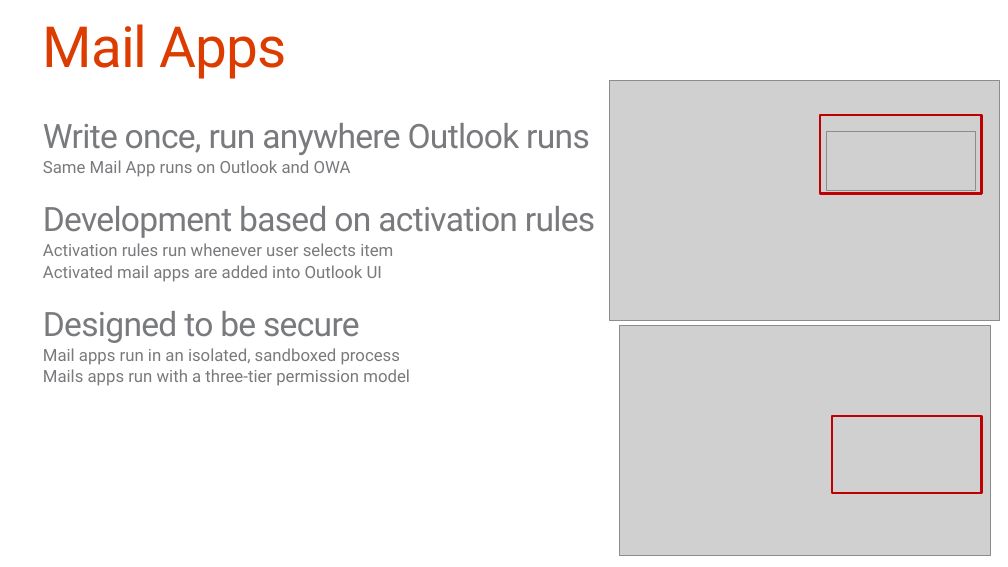
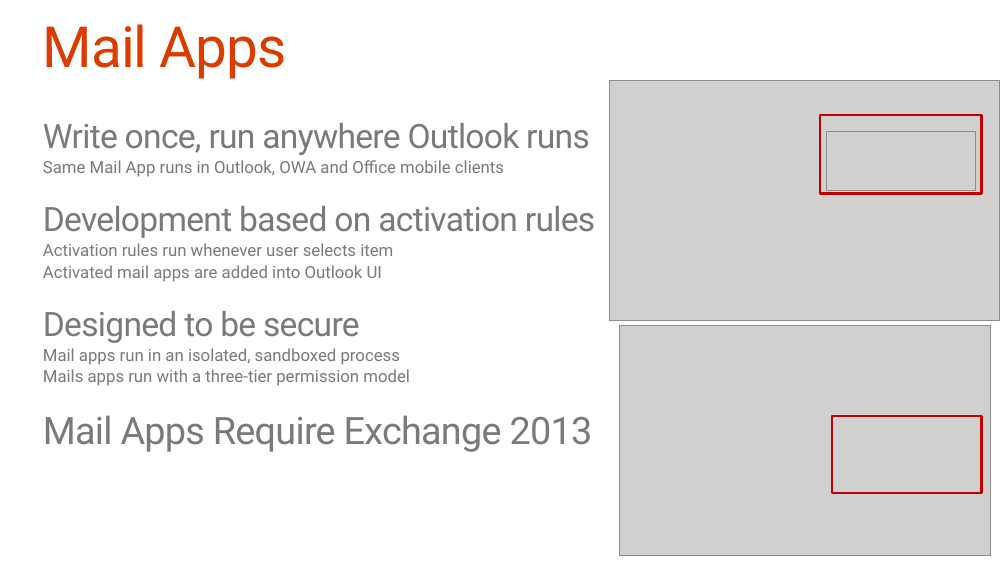
Before and after one commit to OfficeDev/TrainingContent, a slide deck: slide 9 of O3652-1 Deep Dive Apps for Office in Outlook/O3652-1 Deep Dive into Apps for Office in Outlook.pptx. Drawn at 1008x567 pixels with LibreOffice and Linux fonts; fonts in the diff are those of the drawing; grey boxes stand for pictures; background and template pictures are left out. Boxes give left, top, right and bottom in pixels: in the first picture for what was removed or moved away, otherwise in the second. Text is boxed around its words. In the diff, an @@ line names an element or a change of style, - is before the commit and + after.

```diff
--- a/O3652-1 Deep Dive Apps for Office in Outlook/O3652-1 Deep Dive into Apps for Office in Outlook.pptx
+++ b/O3652-1 Deep Dive Apps for Office in Outlook/O3652-1 Deep Dive into Apps for Office in Outlook.pptx
@@ text at box(43, 160, 504, 177): text changed @@
-  Same Mail App runs on Outlook and OWA
+  Same Mail App runs in Outlook, OWA and Office mobile clients
@@ text at box(43, 415, 593, 452): paragraph added @@
+Mail Apps Require Exchange 2013
```
Also in this commit, not shown: 5 other slides changed, 1 slide added, 5 slides removed.
